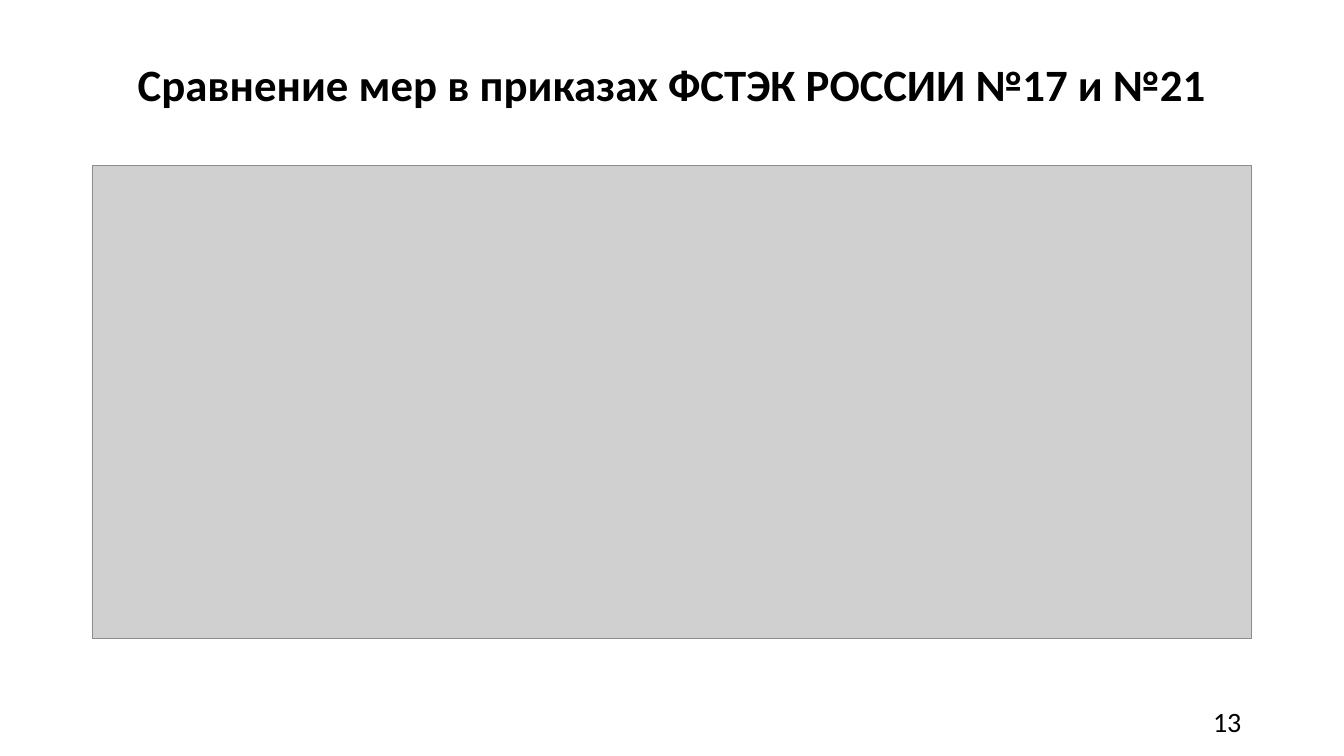
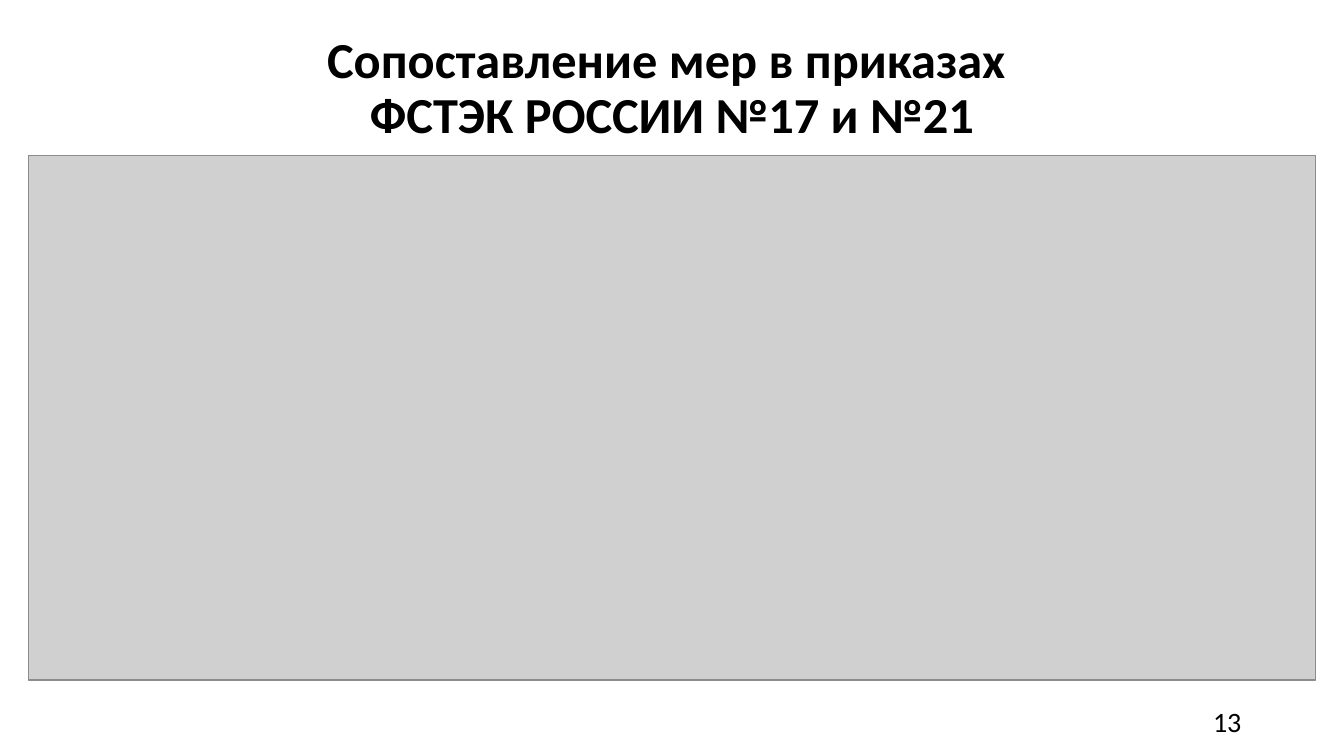
Before and after one commit to A1ex1in/3k2sKursachi, a slide deck: slide 13 of анацкая/КП/КР ЧигаревА.Ю. БИб-21Э1 ТПЗАС.pptx. Drawn at 1344x756 pixels with LibreOffice and Linux fonts; fonts in the diff are those of the drawing; grey boxes stand for pictures. Boxes give left, top, right and bottom in pixels: in the first picture for what was removed or moved away, otherwise in the second. Text is boxed around its words. In the diff, an @@ line names an element or a change of style, - is before the commit and + after.

```diff
--- a/анацкая/КП/КР ЧигаревА.Ю. БИб-21Э1 ТПЗАС.pptx
+++ b/анацкая/КП/КР ЧигаревА.Ю. БИб-21Э1 ТПЗАС.pptx
@@ title at (x1=327, y1=45, x2=1005, y2=134): text changed; size 32 to 36 pt @@
-Сравнение мер в приказах ФСТЭК РОССИИ №17 и №21
+Сопоставление мер в приказах
+ФСТЭК РОССИИ №17 и №21
@@ picture resized from (x1=93, y1=165, x2=1252, y2=638) to (x1=28, y1=155, x2=1316, y2=681) @@
```
Also in this commit, not shown: 9 other slides changed.
